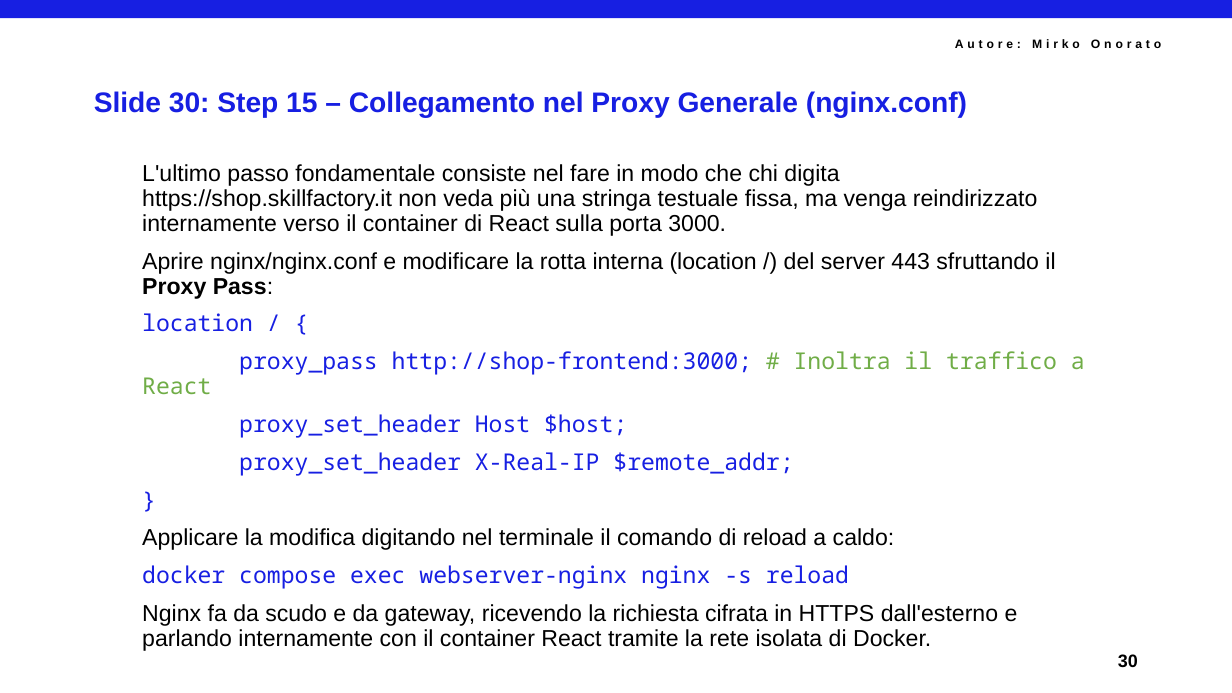
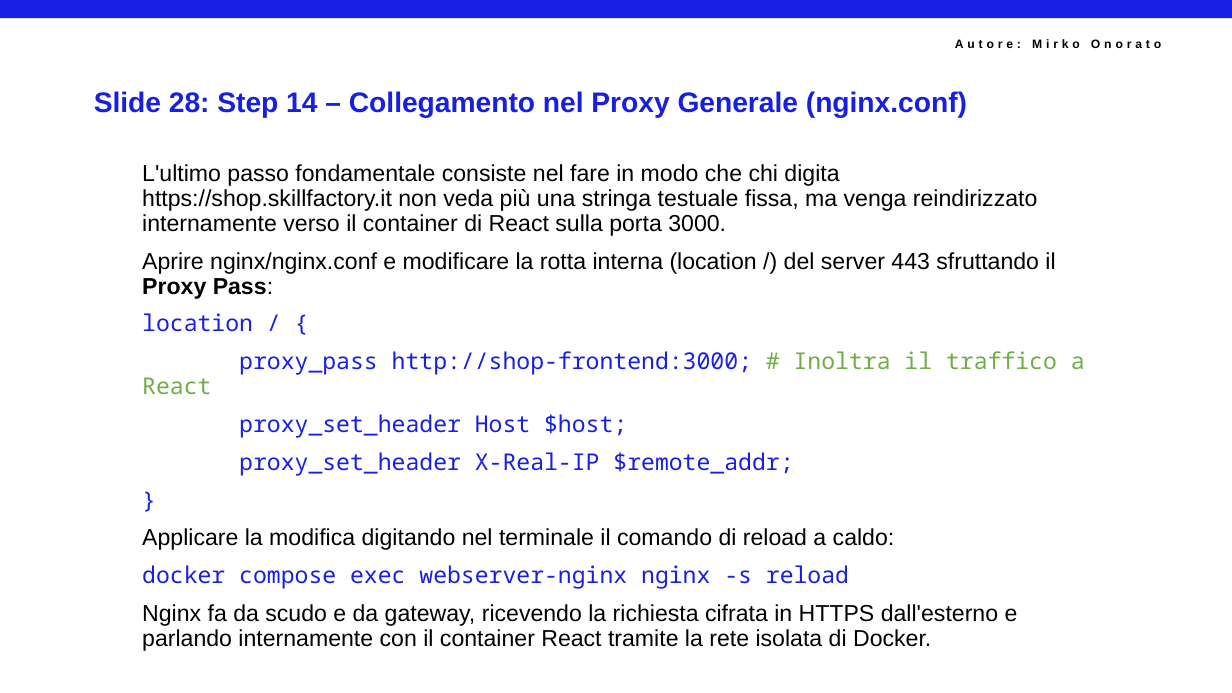
Before and after one commit to mirkoSkF/Docker-Slides, a slide deck: slide 30 of Lab 3.a - Allestimento di Nginx, Certbot e Reti in Locale.pptx (slide 32 before the commit). Drawn at 1232x693 pixels with LibreOffice and Linux fonts; fonts in the diff are those of the drawing; background and template pictures are left out. Boxes give left, top, right and bottom in pixels: in the first picture for what was removed or moved away, otherwise in the second. Text is boxed around its words. In the diff, an @@ line names an element or a change of style, - is before the commit and + after.

```diff
--- a/Lab 3.a - Allestimento di Nginx, Certbot e Reti in Locale.pptx
+++ b/Lab 3.a - Allestimento di Nginx, Certbot e Reti in Locale.pptx
@@ title at (x1=94, y1=91, x2=967, y2=118): text changed @@
-Slide 30: Step 15 – Collegamento nel Proxy Generale (nginx.conf)
+Slide 28: Step 14 – Collegamento nel Proxy Generale (nginx.conf)
@@ text removed at (x1=1118, y1=654, x2=1138, y2=667) @@
-30
```
Also in this commit, not shown: 35 other slides changed, 2 slides added, 9 slides removed.
